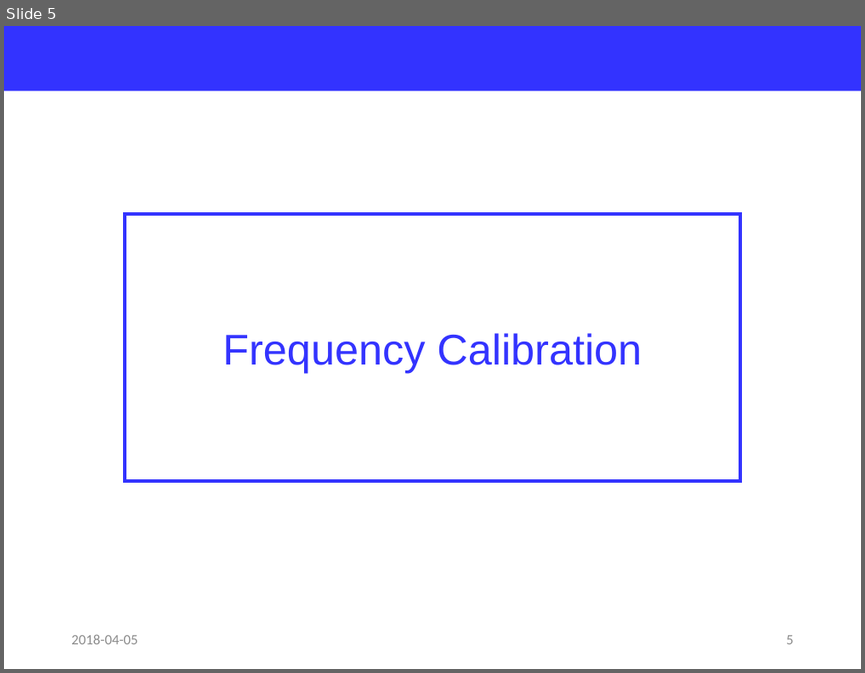
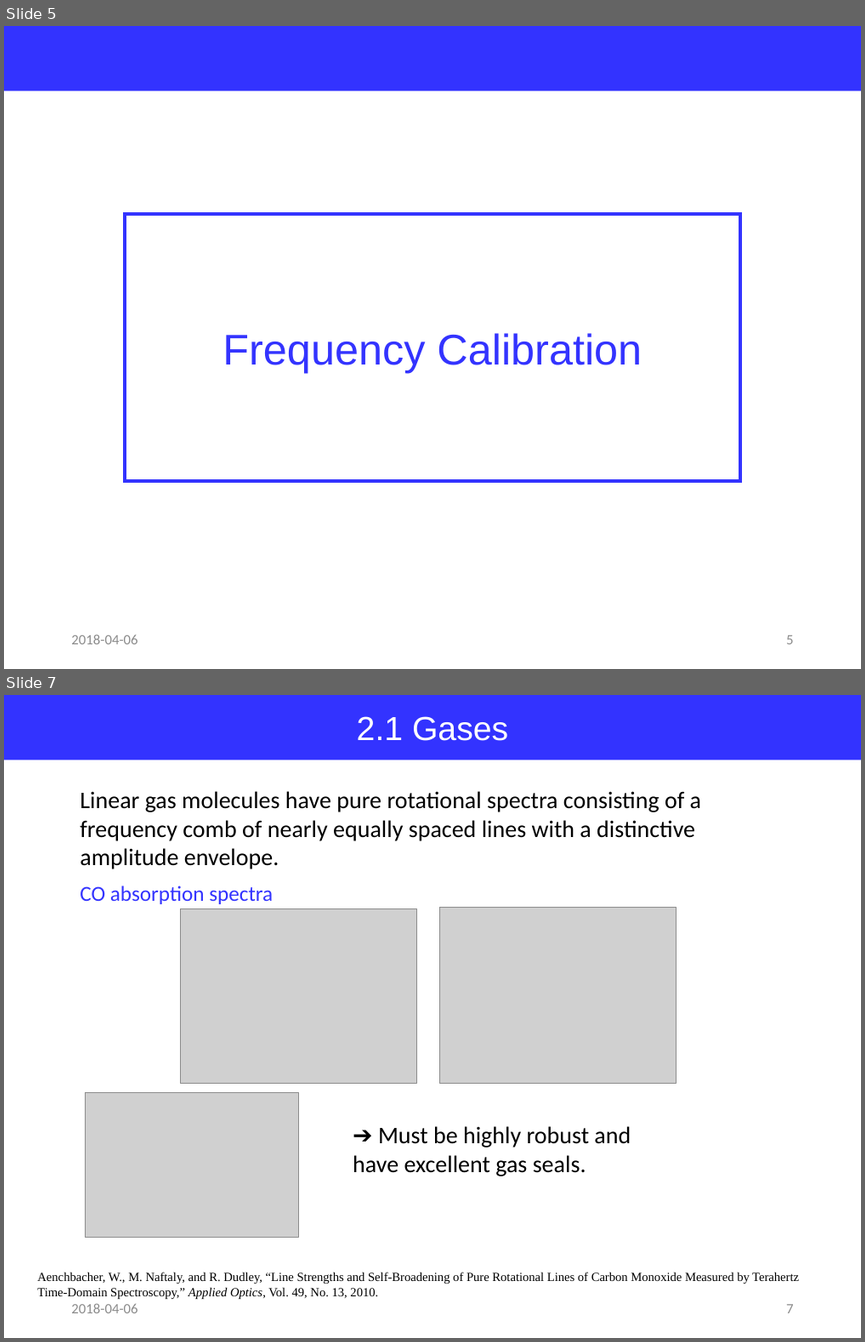
Before and after one commit to jglee96/NBTP_Lab, a slide deck: Terahertz Metrology/Ch6/Terahertz Metrology_Ch6.pptx. Shown one above the other, each under a label of ours: slide 5 before the commit, slides 5 and 7 after it; the slides between them are not shown. The pictures are 865x673 and 865x1342 pixels, drawn with LibreOffice and Linux fonts; fonts in the diff are those of the drawing; grey boxes stand for pictures. Boxes give left, top, right and bottom in pixels: in the first picture for what was removed or moved away, otherwise in the second. Text is boxed around its words. In the diff, an @@ line names an element or a change of style, - is before the commit and + after.

```diff
--- a/Terahertz Metrology/Ch6/Terahertz Metrology_Ch6.pptx
+++ b/Terahertz Metrology/Ch6/Terahertz Metrology_Ch6.pptx
@@ slide 7 added at (4, 695, 861, 1338), background #FFFFFF @@
@@ rectangle added at (4, 695, 861, 760), fill #3333FF, 28 pt, text #FFFFFF @@
+2.1 Gases
@@ text added at (80, 791, 701, 869), 20 pt, text #000000 @@
+Linear gas molecules have pure rotational spectra consisting of a frequency comb of nearly equally spaced lines with a distinctive amplitude envelope.
@@ text added at (80, 885, 273, 904), 18 pt, text #3333FF @@
+CO absorption spectra
@@ picture added at (181, 909, 417, 1083) @@
@@ picture added at (439, 907, 676, 1083) @@
@@ picture added at (86, 1093, 299, 1236) @@
@@ text added at (352, 1126, 630, 1176), 20 pt, text #000000 @@
+➔ Must be highly robust and have excellent gas seals.
@@ text added at (37, 1271, 799, 1299), 10.5 pt, text #000000 @@
+Aenchbacher, W., M. Naftaly, and R. Dudley, “Line Strengths and Self-Broadening of Pure Rotational Lines of Carbon Monoxide Measured by Terahertz Time-Domain Spectroscopy,” Applied Optics, Vol. 49, No. 13, 2010.
@@ text added at (71, 1303, 137, 1313), 12 pt, text #8C8C8C @@
+2018-04-06
@@ page number added at (786, 1304, 793, 1313), 12 pt, text #8C8C8C @@
+7
@@ slide 5 changed as well @@
@@ text at (71, 634, 137, 644): text changed @@
-2018-04-05
+2018-04-06
```
Also in this commit, not shown: 5 other slides changed, 9 other slides added, 1 slide removed, 11 other files.
